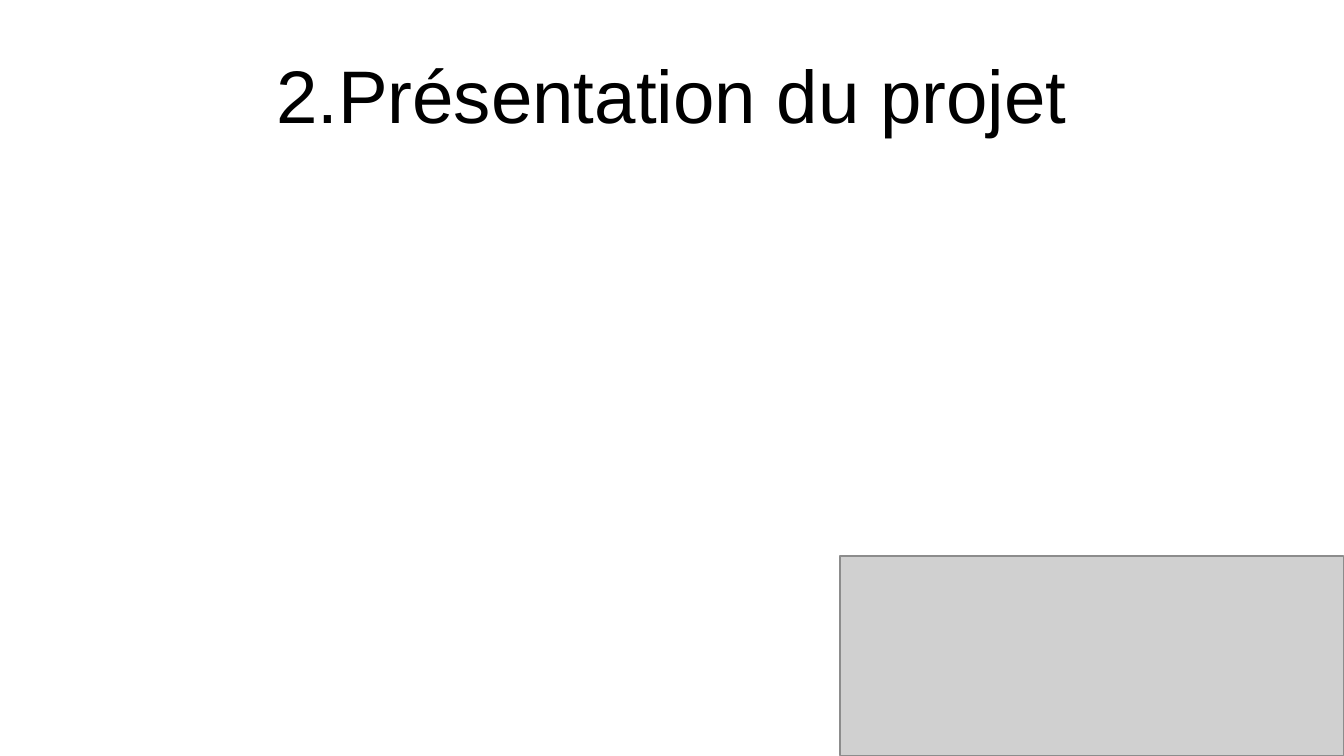
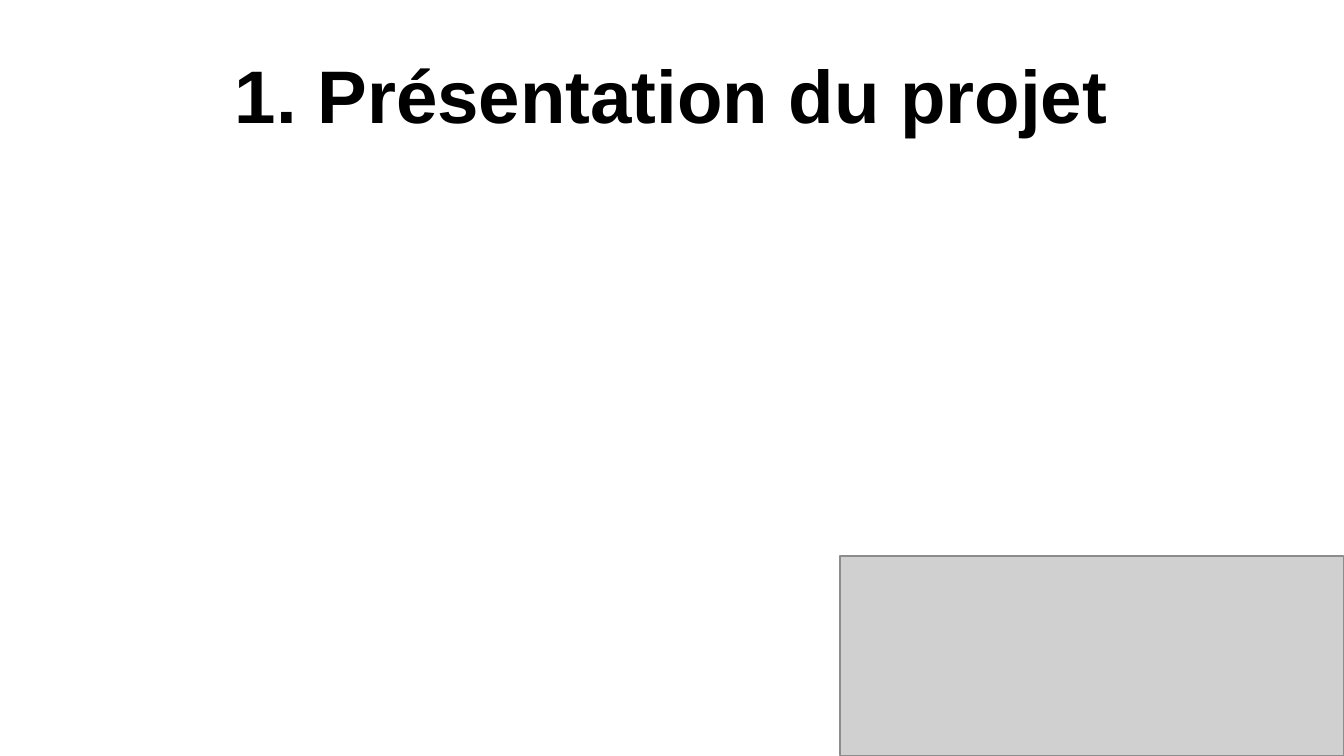
Before and after one commit to Noahrng/Projet_IA_Chess, a slide deck: slide 3 of diapo/projetIACHESS.odp (slide 4 before the commit). Drawn at 1344x756 pixels with LibreOffice and Linux fonts; fonts in the diff are those of the drawing; grey boxes stand for pictures. Boxes give left, top, right and bottom in pixels: in the first picture for what was removed or moved away, otherwise in the second. Text is boxed around its words. In the diff, an @@ line names an element or a change of style, - is before the commit and + after.

```diff
--- a/diapo/projetIACHESS.odp
+++ b/diapo/projetIACHESS.odp
@@ title at <box>235,68,1107,137</box>: text changed; bold on @@
-2.Présentation du projet
+1. Présentation du projet
```
Also in this commit, not shown: 5 other slides changed, 2 slides added, 4 slides removed, 1 other file.
